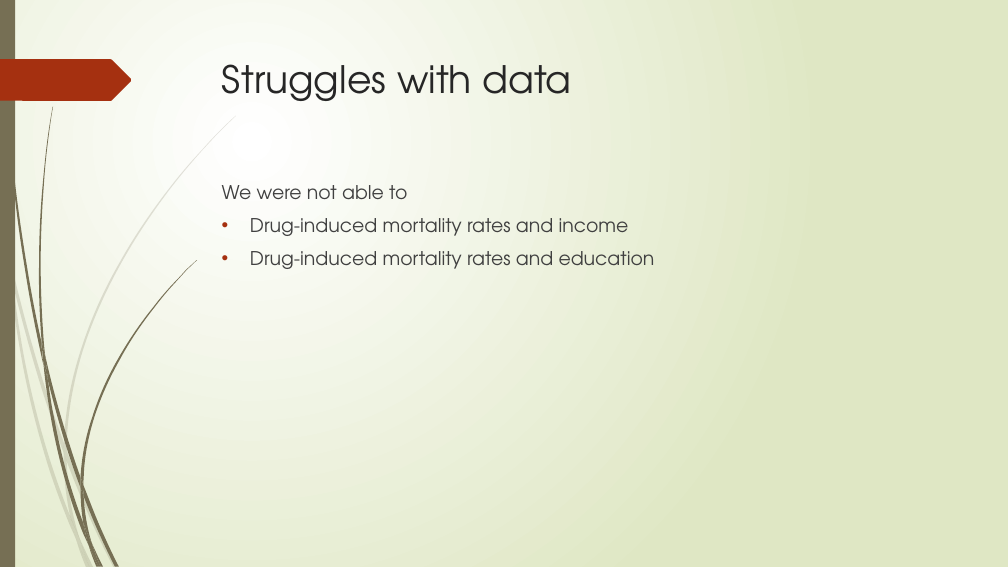
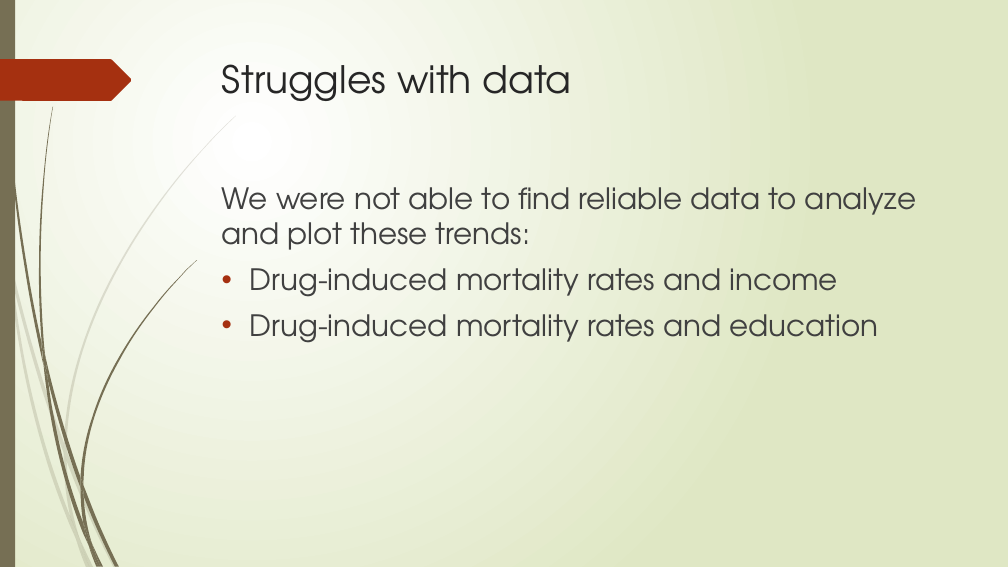
Before and after one commit to yayunl/DataViz-Project1, a slide deck: slide 4 of Drug Mortality and Socio-Economic conditions in Connecticut.pptx (slide 3 before the commit). Drawn at 1008x567 pixels with LibreOffice and Linux fonts; fonts in the diff are those of the drawing. Boxes give left, top, right and bottom in pixels: in the first picture for what was removed or moved away, otherwise in the second. Text is boxed around its words. In the diff, an @@ line names an element or a change of style, - is before the commit and + after.

Commit message:
Added Age Group and By drug data

```diff
--- a/Drug Mortality and Socio-Economic conditions in Connecticut.pptx
+++ b/Drug Mortality and Socio-Economic conditions in Connecticut.pptx
@@ text at [222, 187, 916, 250]: text changed; size 18 to 28 pt @@
-We were not able to
+We were not able to find reliable data to analyze and plot these trends:
@@ text at [250, 268, 878, 343]: size 18 to 28 pt in "Drug-induced mortality rates and income", "Drug-induced mortality rates and education" @@
```
Also in this commit, not shown: 2 other slides changed, 1 slide added, 2 other files.
